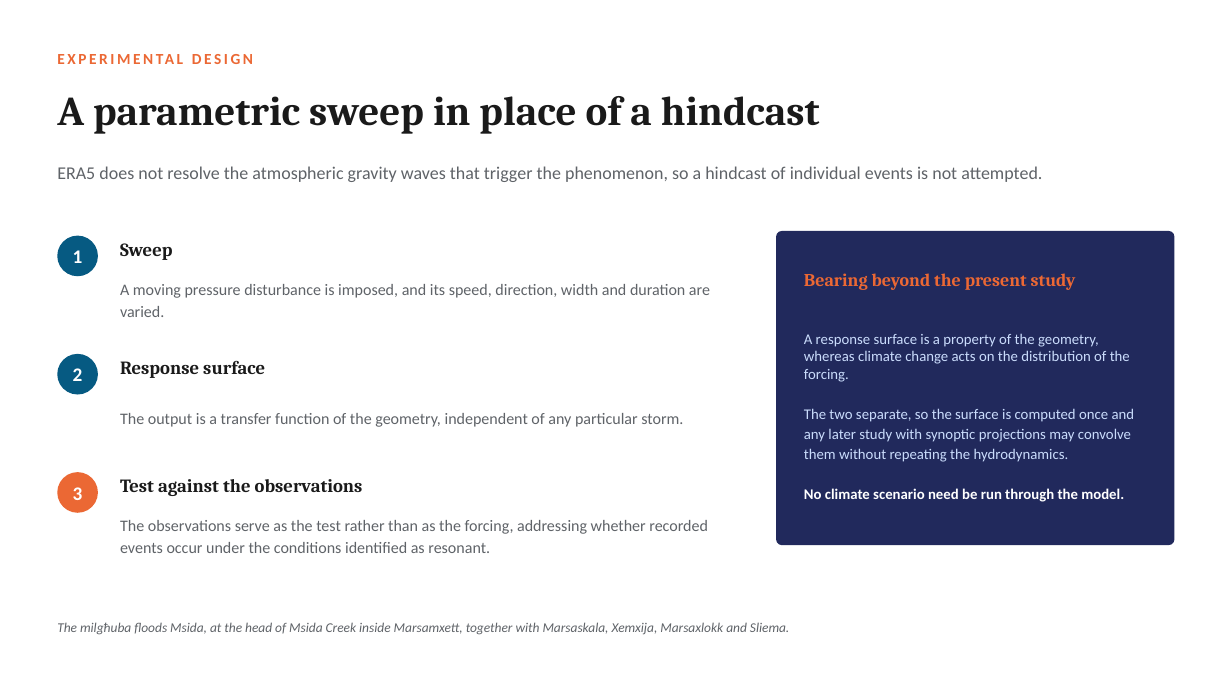
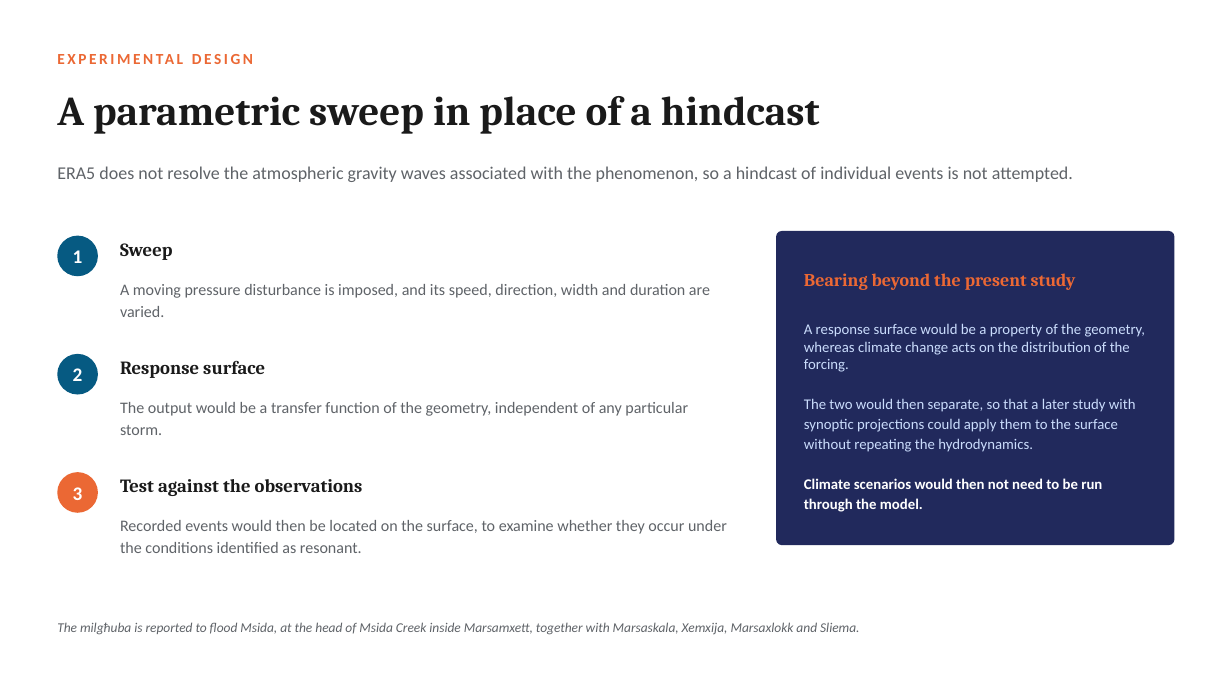
Before and after one commit to cicero-martins/MaltaDT, a slide deck: slide 16 of docs/valletta_model_concept_2026-10-08.pptx. Drawn at 1232x693 pixels with LibreOffice and Linux fonts; fonts in the diff are those of the drawing. Boxes give left, top, right and bottom in pixels: in the first picture for what was removed or moved away, otherwise in the second. Text is boxed around its words. In the diff, an @@ line names an element or a change of style, - is before the commit and + after.

Commit message:
docs(deck): state the results of the full deck as preliminary
The full deck presented one-dimensional estimates, a single-gauge
spectrum and an idealised boundary test as settled findings. The wording
now matches the short version: estimates as estimates, the domain and
the design as proposals, the readings of the Senglea spectrum as
provisional, and the boundary as a working configuration. The cover
edited in PowerPoint is carried over by copy_deck_cover.ps1.

```diff
--- a/docs/valletta_model_concept_2026-10-08.pptx
+++ b/docs/valletta_model_concept_2026-10-08.pptx
@@ text at (x1=57, y1=166, x2=1073, y2=182): text changed @@
-ERA5 does not resolve the atmospheric gravity waves that trigger the phenomenon, so a hindcast of individual events is not attempted.
+ERA5 does not resolve the atmospheric gravity waves associated with the phenomenon, so a hindcast of individual events is not attempted.
@@ text at (x1=804, y1=323, x2=1146, y2=512): text changed @@
-A response surface is a property of the geometry, whereas climate change acts on the distribution of the forcing.
-The two separate, so the surface is computed once and any later study with synoptic projections may convolve them without repeating the hydrodynamics.
-No climate scenario need be run through the model.
+A response surface would be a property of the geometry, whereas climate change acts on the distribution of the forcing.
+The two would then separate, so that a later study with synoptic projections could apply them to the surface without repeating the hydrodynamics.
+Climate scenarios would then not need to be run through the model.
@@ text at (x1=120, y1=402, x2=688, y2=435): text changed @@
-The output is a transfer function of the geometry, independent of any particular storm.
+The output would be a transfer function of the geometry, independent of any particular storm.
@@ text at (x1=120, y1=520, x2=727, y2=553): text changed @@
-The observations serve as the test rather than as the forcing, addressing whether recorded events occur under the conditions identified as resonant.
+Recorded events would then be located on the surface, to examine whether they occur under the conditions identified as resonant.
@@ text at (x1=57, y1=622, x2=859, y2=635): text changed @@
-The milgħuba floods Msida, at the head of Msida Creek inside Marsamxett, together with Marsaskala, Xemxija, Marsaxlokk and Sliema.
+The milgħuba is reported to flood Msida, at the head of Msida Creek inside Marsamxett, together with Marsaskala, Xemxija, Marsaxlokk and Sliema.
```
Also in this commit, not shown: 14 other slides changed, 1 other file.
